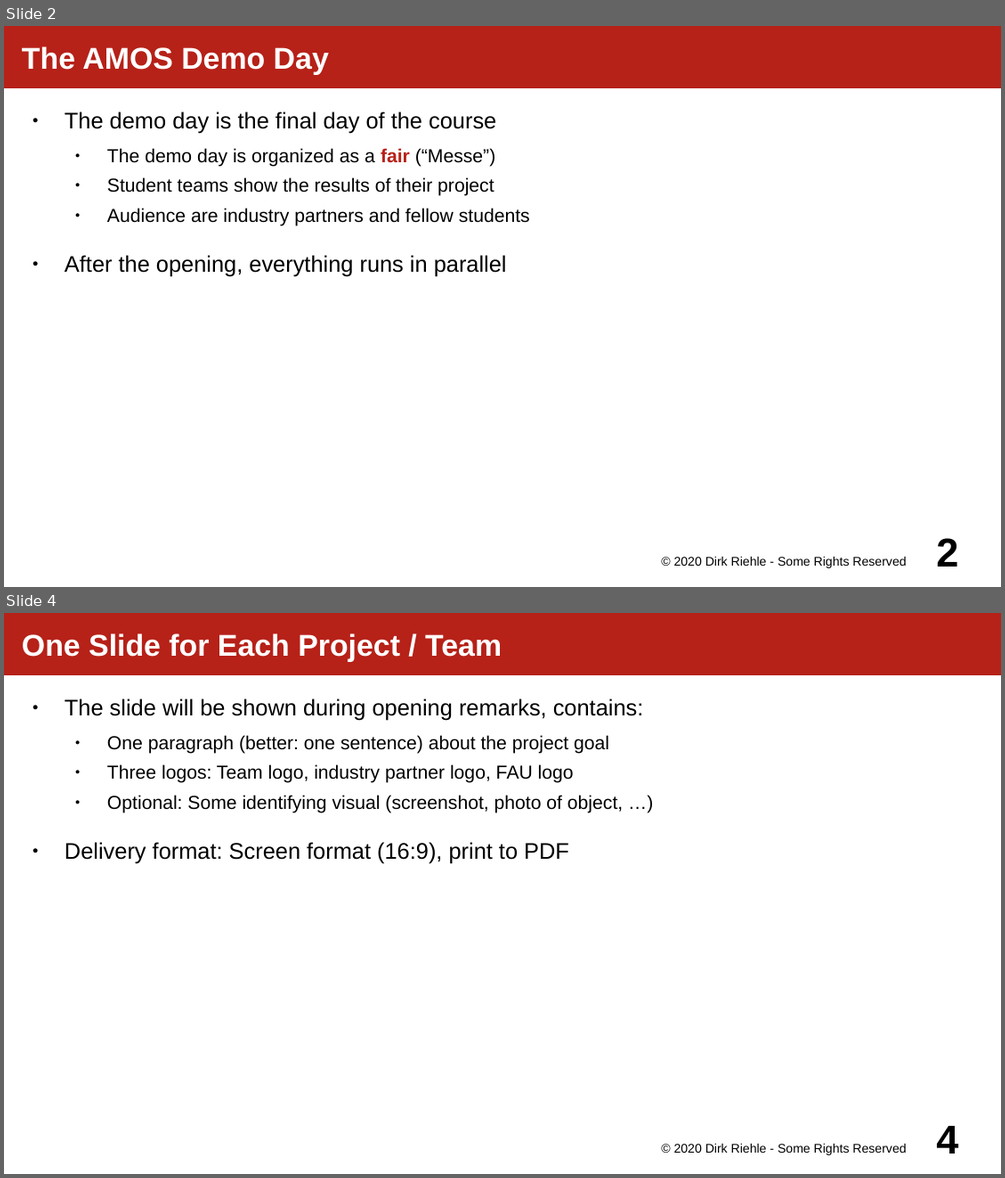
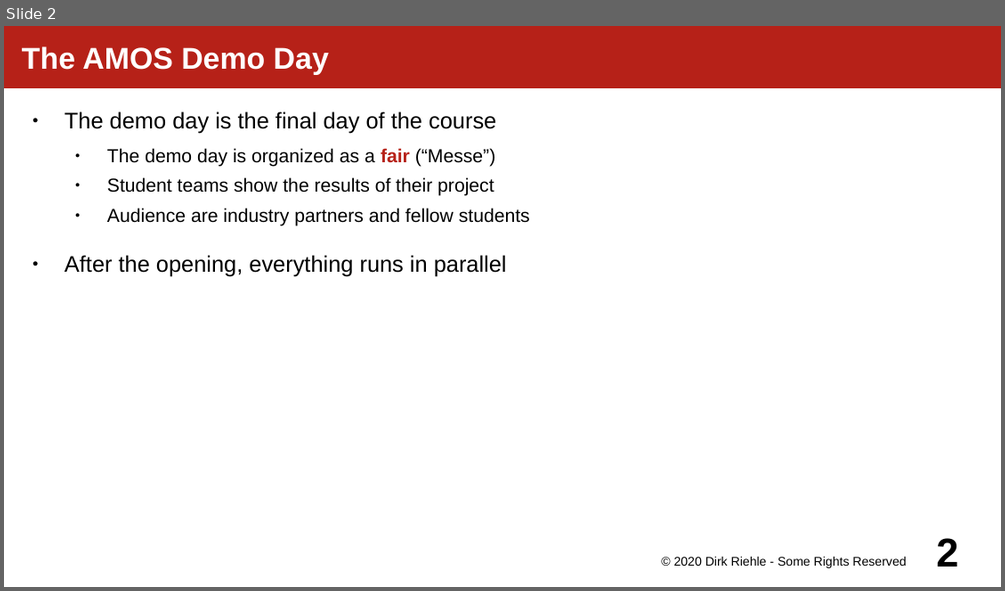
Before and after one commit to dirkriehle/amos-course, a slide deck: Lecture slides/AMOS H01 - Demo Day Preparation.odp. Shown one above the other, each under a label of ours: slides 2 and 4 before the commit, slide 2 after it; the slides between them are not shown. The pictures are 1005x1178 and 1005x591 pixels, drawn with LibreOffice and Linux fonts; fonts in the diff are those of the drawing. Boxes give left, top, right and bottom in pixels: in the first picture for what was removed or moved away, otherwise in the second. Text is boxed around its words. In the diff, an @@ line names an element or a change of style, - is before the commit and + after.

```diff
--- a/Lecture slides/AMOS H01 - Demo Day Preparation.odp
+++ b/Lecture slides/AMOS H01 - Demo Day Preparation.odp
@@ slide 4 removed at (4, 613, 1001, 1174), background #FFFFFF @@
@@ title removed at (4, 613, 1001, 675) @@
-One Slide for Each Project / Team
@@ text removed at (65, 698, 644, 864) @@
-● The slide will be shown during opening remarks, contains:
-  ● One paragraph (better: one sentence) about the project goal
-  ● Three logos: Team logo, industry partner logo, FAU logo
-  ● Optional: Some identifying visual (screenshot, photo of object, …)
-● Delivery format: Screen format (16:9), print to PDF
@@ text removed at (674, 1143, 906, 1155) @@
-© 2020 Dirk Riehle - Some Rights Reserved
@@ page number removed at (936, 1126, 958, 1153) @@
-4
```
Also in this commit, not shown: 5 slides changed, 4 other files.
